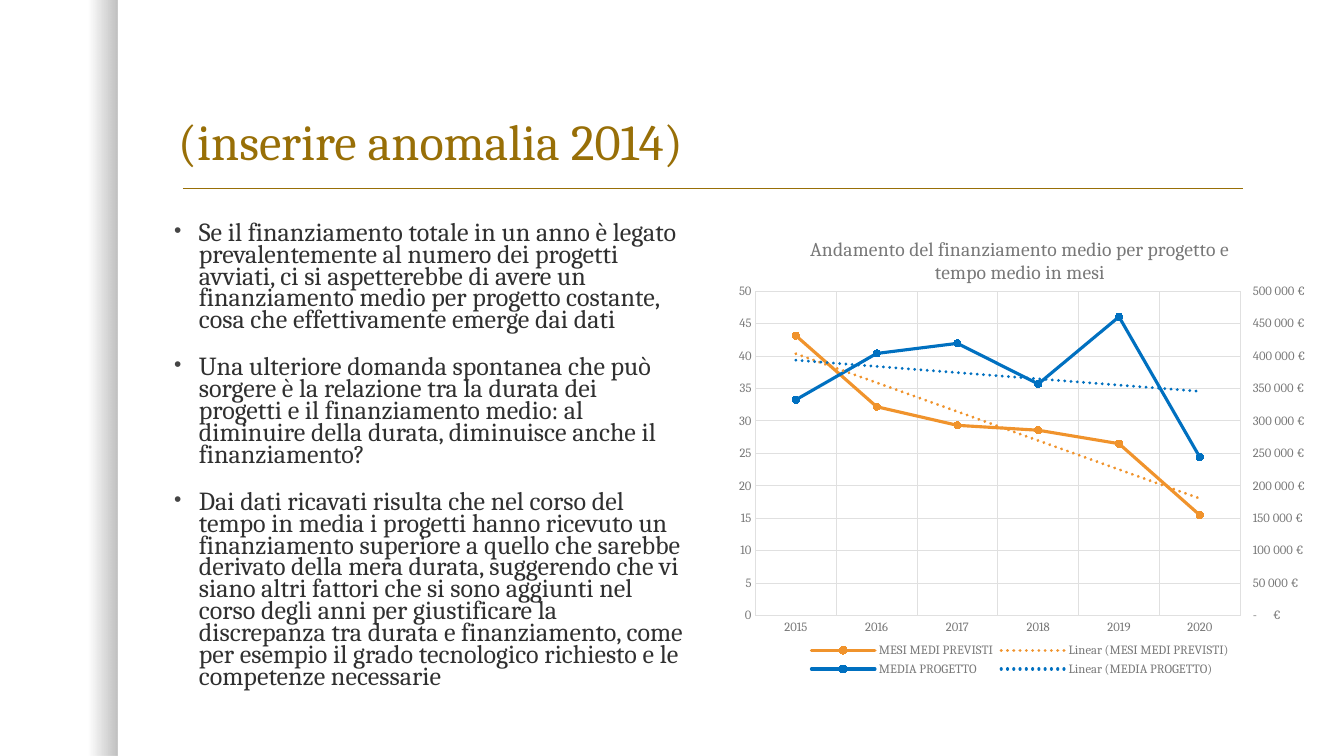
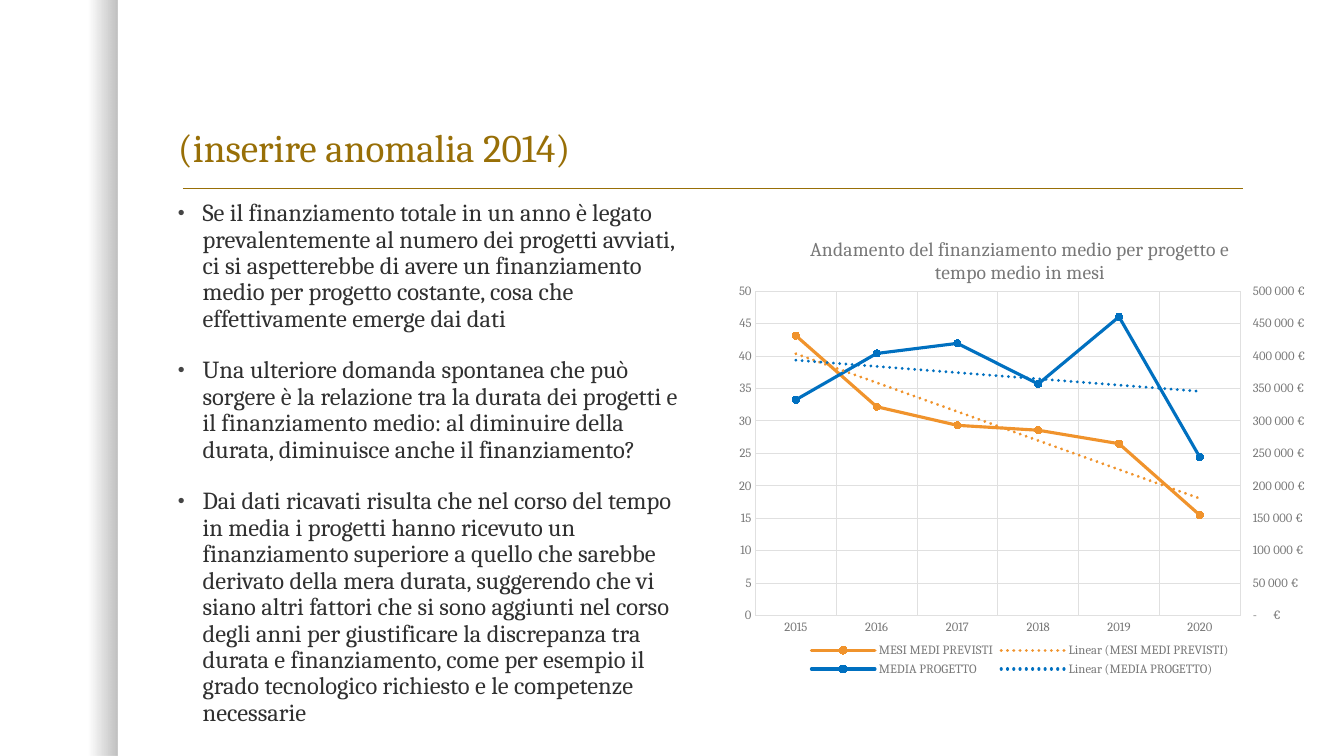
Before and after one commit to AdolfoCA/OI-Project, a slide deck: slide 17 of REPORT.pptx. Drawn at 1344x756 pixels with LibreOffice and Linux fonts; fonts in the diff are those of the drawing; background and template pictures are left out. Boxes give left, top, right and bottom in pixels: in the first picture for what was removed or moved away, otherwise in the second. Text is boxed around its words. In the diff, an @@ line names an element or a change of style, - is before the commit and + after.

```diff
--- a/REPORT.pptx
+++ b/REPORT.pptx
@@ title "(inserire anomalia 2014)" at (178,134,570,168): size 36 to 28 pt @@
@@ text "Se il finanziamento totale in ...": place and size @@
-text "Se il finanziamento totale in ..." at (199,222,683,691)
+text "Se il finanziamento totale in ..." at (203,203,678,721)
@@ text "Se il finanziamento totale in ..." at (203,203,678,721): size 18.6 to 17.5 pt; line spacing 0.7 to 0.9 @@
```
Also in this commit, not shown: 6 other slides changed.
